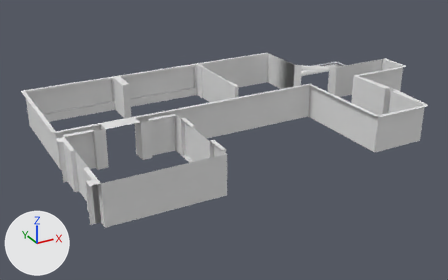
The glTF model Client/Assets/Resources/Models/HUBValenciaConLobby.glb: old version first, new version second.
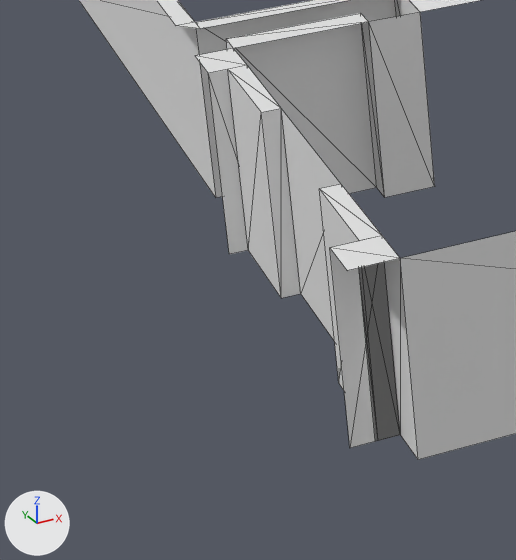
The first picture shows the older version from a 50 mm lens placed at (-14.27, -32.38, 17.53), pointed at (1.15, -4.33, 3.5). The close-ups show both versions on the part from 3% to 28% of the width and 45% to 89% of the height of that picture; other places that the commit changed are outside them. Every picture has the same lights, and +X, +Y and +Z are marked at lower left. The close-ups show mesh edges as thin lines. Where no turn or scale is listed for an object, it has been applied to the vertices. Vertices at the same position are counted once.

The first close-up shows 'Entrada', 'Pared'.
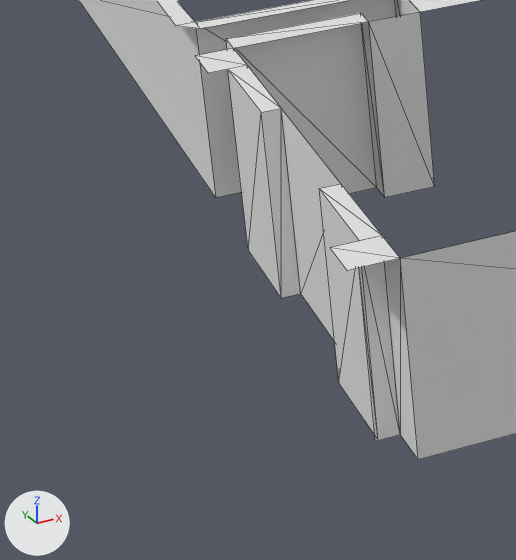
The change in detail:
me_cube_010 has 70 vertices, 92 faces and spans x -9.17..-2.78, y -10.87..-4.74, z -0.43..1.63.
me_cube_010 is used by ob_entrada; location (0.7, 0.0, 4.44).
Verts and faces of me_cube_010; kept vertices keep their numbers, new ones are numbered from 70.
Before the commit, vertices of me_cube_010: 30 (-8.7, -10.38, -0.41) at pixel (400, 434), 32 (-8.7, -10.38, 1.63) at pixel (382, 235), 40 (-8.91, -10.38, -0.41) at pixel (378, 440), 42 (-8.91, -10.38, 1.63) at pixel (359, 240), 63 (-9.17, -10.38, -0.41) at pixel (349, 448).
Before the commit, vertices of me_cube_010: 65 (-9.17, -10.38, 1.63) at pixel (329, 247).
Before the commit, vertices of me_cube_010: 33 (-8.7, -6.11, -0.41), 34 (-8.7, -6.11, 1.63) at pixel (247, 65), 35 (-8.9, -6.11, -0.41) at pixel (248, 250), 37 (-8.9, -6.11, 1.63) at pixel (227, 69), 64 (-9.09, -6.11, -0.41) at pixel (229, 254).
Before the commit, vertices of me_cube_010: 67 (-9.09, -6.11, 1.63) at pixel (208, 73).
Part 1, on me_cube_010:
Vertices deleted: 63 (with the faces that use them).
Faces deleted: (30, 32, 42), (30, 42, 40).
New faces: (30, 40, 42), (30, 42, 32).
Part 2, on me_cube_010:
Vertices deleted: 64 (with the faces that use them).
Faces deleted: (33, 34, 67), (33, 35, 34), (34, 35, 37).
New faces: (34, 37, 35), (33, 34, 35).

Changed parts and their boxes (x1, y1, x2, y2) in the close-ups (516 x 560 px):
part 1 of me_cube_010, cut back: before (330, 249, 400, 448); after (362, 262, 400, 441)
part 2 of me_cube_010, cut back: before (208, 69, 248, 254)
